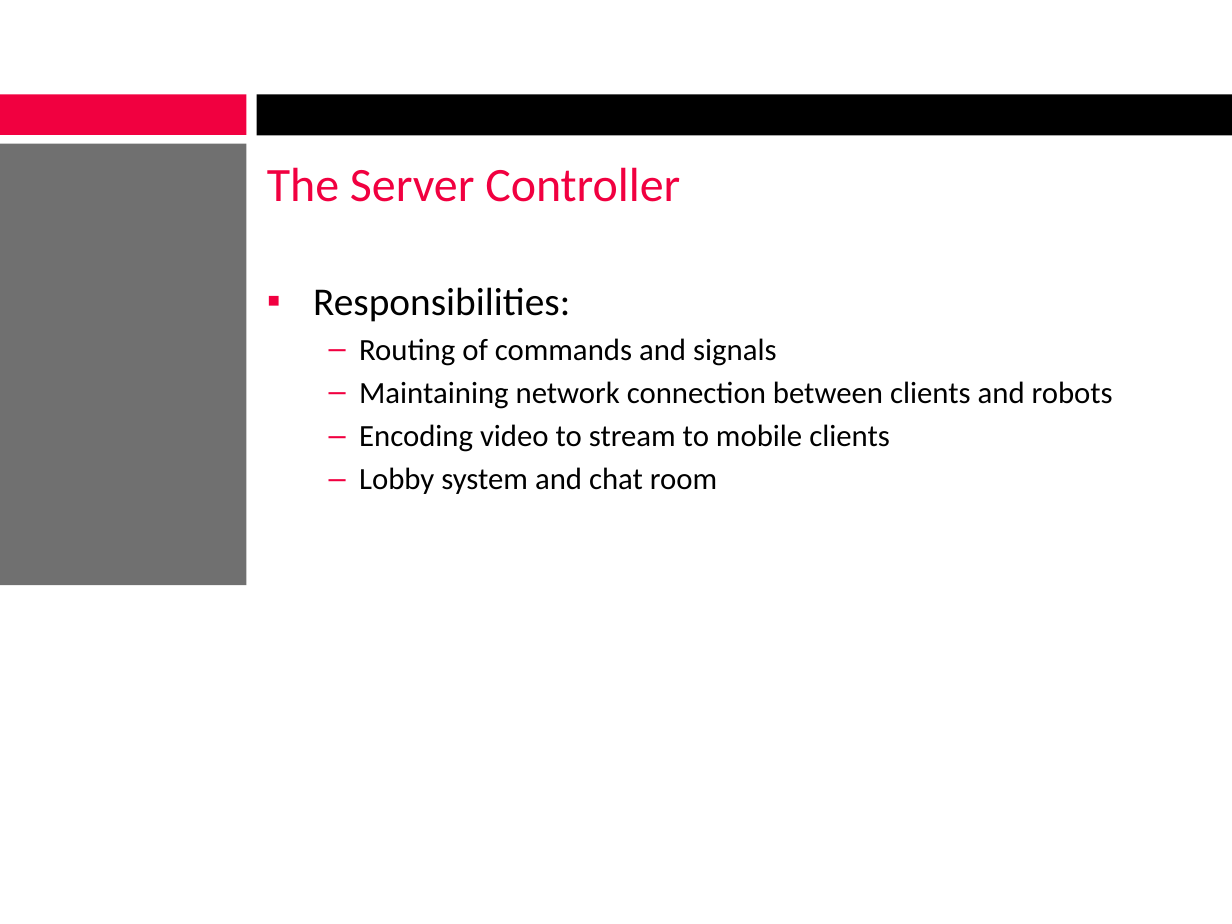
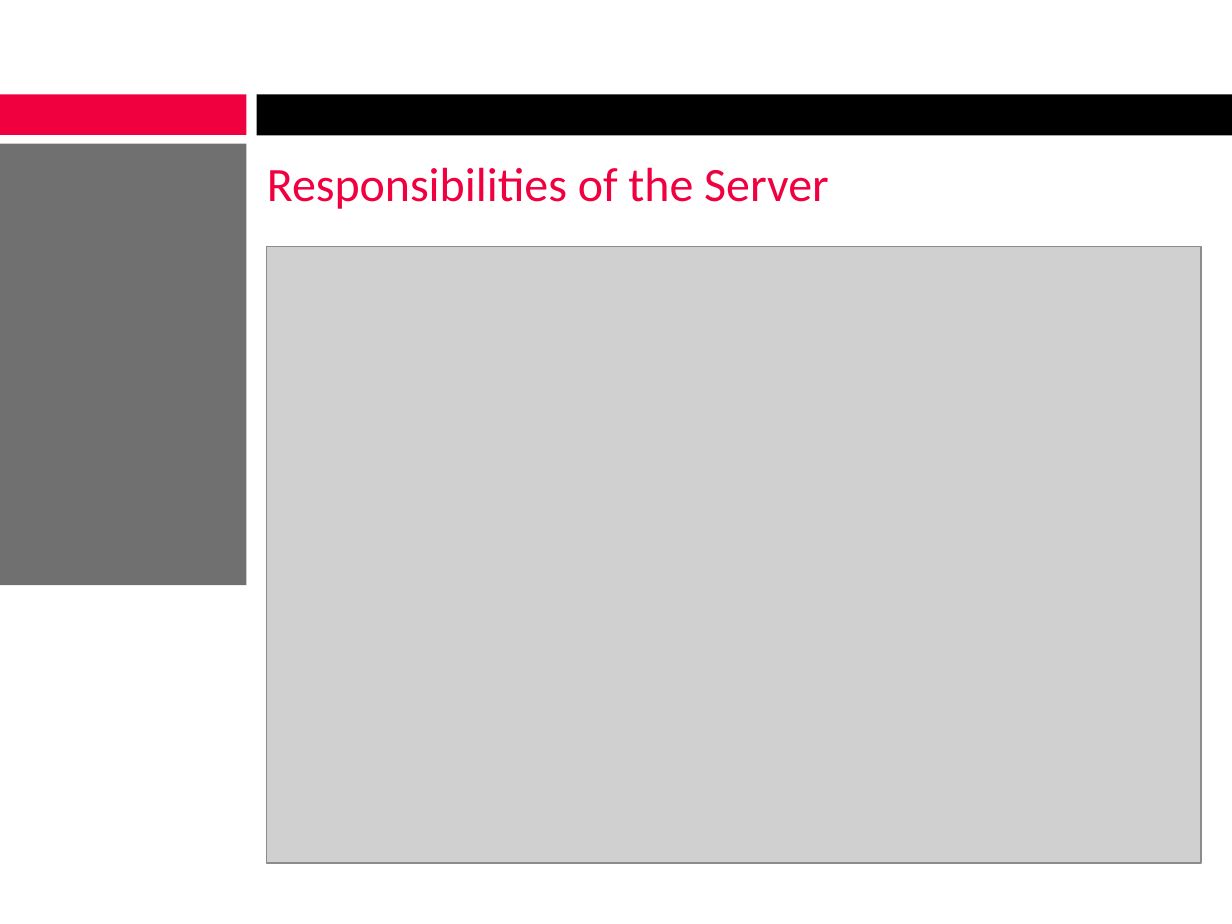
Before and after one commit to alexcraig/RoboWars, a slide deck: slide 30 of docs/presentation_slides/RoboWarsPresentation.pptx. Drawn at 1232x924 pixels with LibreOffice and Linux fonts; fonts in the diff are those of the drawing; grey boxes stand for pictures; background and template pictures are left out. Boxes give left, top, right and bottom in pixels: in the first picture for what was removed or moved away, otherwise in the second. Text is boxed around its words. In the diff, an @@ line names an element or a change of style, - is before the commit and + after.

```diff
--- a/docs/presentation_slides/RoboWarsPresentation.pptx
+++ b/docs/presentation_slides/RoboWarsPresentation.pptx
@@ title at [267,167,828,209]: text changed @@
-The Server Controller
+Responsibilities of the Server
@@ picture added at [267,246,1201,864] @@
@@ text removed at [313,287,1113,494] @@
-▪ Responsibilities:
-  – Routing of commands and signals
-  – Maintaining network connection between clients and robots
-  – Encoding video to stream to mobile clients
-  – Lobby system and chat room
```
Also in this commit, not shown: 8 other slides changed, 1 slide added, 3 slides removed.
